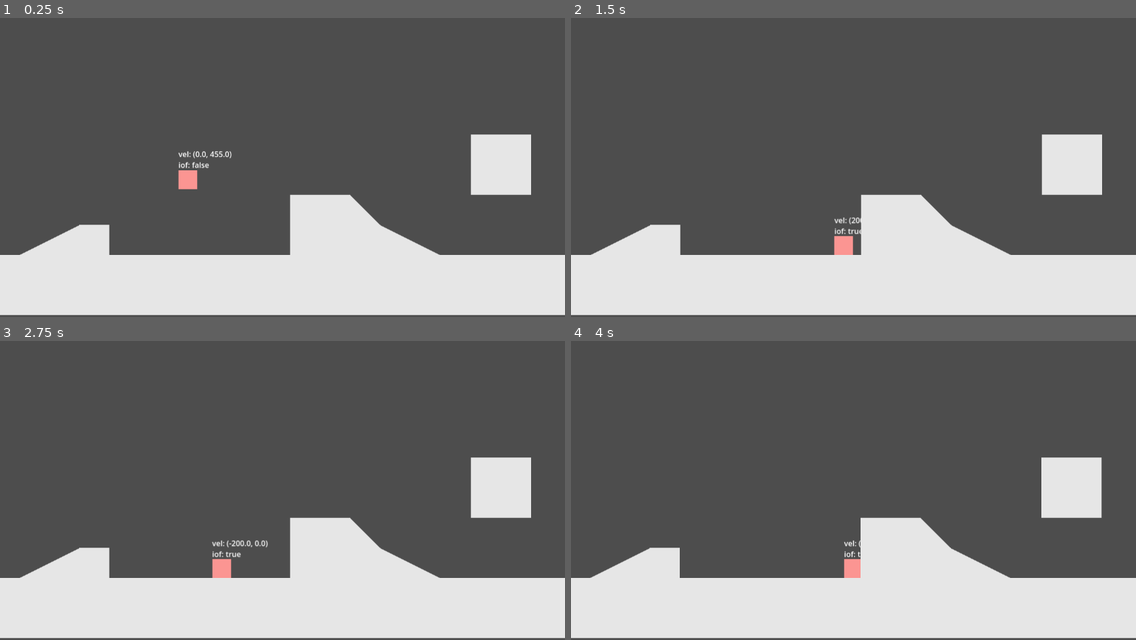
Above: before the commit, frames 1-4 (two rows, left to right).
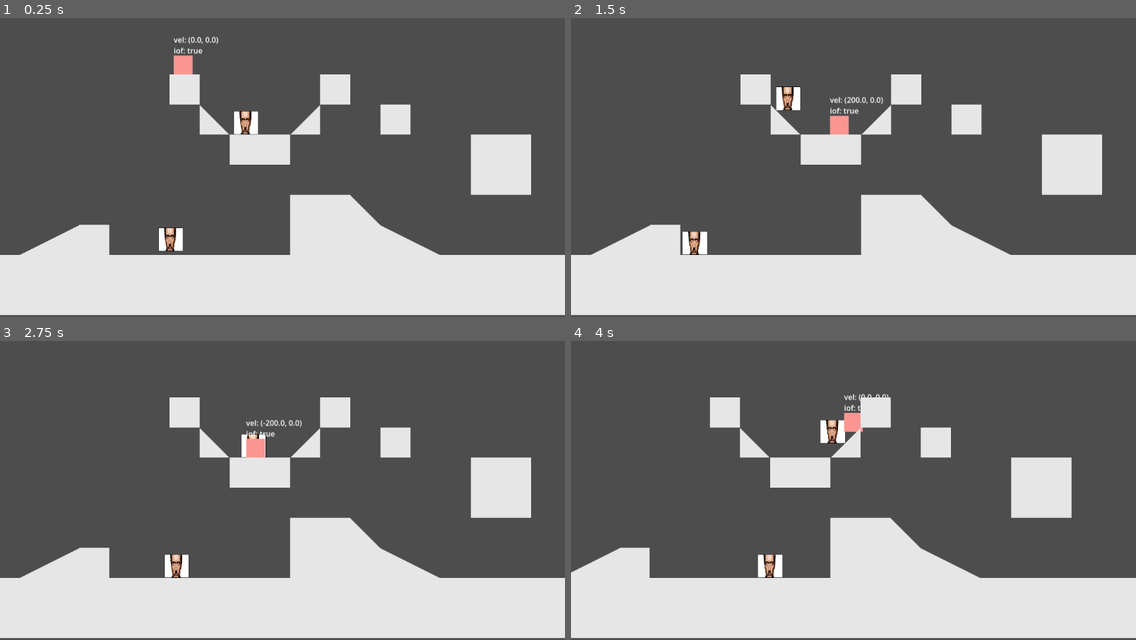
Above: after the commit, the same moments.

Repository: TruPotato/december-jam
Game: Godot game, scene res://Scenes/Maps/test_map.tscn
Same seed, same stepped clock (60 frames per second), same inputs: the game is played once before the commit and once after it.
Inputs:
- Up to frame 1 (0.25 s): no input
- Up to frame 2 (1.5 s): tap Enter (ui_accept) at 0.5, 0.77, 0.8, 1.07, 1.35 s; hold Right (move_right) from 0.53 s (still down); tap Z (accept) at 0.6 s
- Up to frame 3 (2.75 s): tap Enter (ui_accept) at 1.52, 1.82, 2.3 s; tap Z (accept) at 1.55, 2.1 s; release Right (move_right) at 2.03 s; hold Left (move_left) from 2.03 s (still down)
- Up to frame 4 (4 s): release Left (move_left) at 2.78 s; hold Right (move_right) from 2.78 s (still down); tap Z (accept) at 2.85 s; tap Enter (ui_accept) at 3.02, 3.32, 3.6, 3.77 s

The runs differ from the first frame. In frame 1, 4.7% of the frame differs, in the area x 28-73%, y 6-79%; in frame 2, 4.7%; in frame 3, 4.5%; in frame 4, 9.7%, in the area x 0-94%, y 17-80%.

Commit message:
dr houser moves (kinda shit)

Diff:
--- a/Scenes/Maps/test_map.tscn
+++ b/Scenes/Maps/test_map.tscn
@@ -1,6 +1,7 @@
-[gd_scene load_steps=11 format=4 uid="uid://df0lwtrsnbyhr"]
+[gd_scene load_steps=12 format=4 uid="uid://df0lwtrsnbyhr"]
 
 [ext_resource type="PackedScene" uid="uid://bt2dxigvk0kth" path="res://Scenes/player.tscn" id="1_dorj5"]
+[ext_resource type="PackedScene" uid="uid://c6go8vbjw73tu" path="res://Scenes/dr_houser_goomba.tscn" id="1_o1aaj"]
 [ext_resource type="Texture2D" uid="uid://b8sint31hci7a" path="res://Graphics/grey_square.png" id="2_lvb5c"]
 [ext_resource type="Script" uid="uid://pdxj8qdacten" path="res://Scripts/temporary_door.gd" id="3_dorj5"]
 [ext_resource type="Texture2D" uid="uid://ivfn8glc8cha" path="res://Graphics/grey_slope.png" id="3_rnym6"]
@@ -50,11 +51,14 @@
 
 [node name="Node2D" type="Node2D"]
 
+[node name="DrHouserGoomba" parent="." instance=ExtResource("1_o1aaj")]
+position = Vector2(505, 289)
+
 [node name="PlayerNode" parent="." instance=ExtResource("1_dorj5")]
-position = Vector2(359, 374)
+position = Vector2(349, 176)
 
 [node name="TileMapLayer" type="TileMapLayer" parent="."]
-tile_map_data = PackedByteArray("AAAAAAkAAAAAAAAAAAABAAkAAAA …(1296 unchanged characters)… AAAAAAAANAAgAAgABAAAAAAAAAAgAAgABAAAAAwA=")
+tile_map_data = PackedByteArray("AAAAAAkAAAAAAAAAAAABAAkAAAA …(1296 unchanged characters)… AAAAAAAANAAgAAgABAAAAAAAAAAgAAgABAAAAAwAFAAMAAAAAAAAAAAAHAAUAAAAAAAAAAAAIAAUAAAAAAAAAAAAKAAMAAAAAAAAAAAAGAAQAAQAAAAAAAAAJAAQAAQAAAAAAAQAMAAQAAAAAAAAAAAA=")
 tile_set = SubResource("TileSet_yx20t")
 
 [node name="Door" type="ColorRect" parent="."]
@@ -74,4 +78,7 @@
 position = Vector2(5.5, 0.5)
 shape = SubResource("RectangleShape2D_dorj5")
 
+[node name="DrHouserGoomba2" parent="." instance=ExtResource("1_o1aaj")]
+position = Vector2(345, 514)
+
 [connection signal="body_entered" from="TemporaryDoor" to="TemporaryDoor" method="_on_body_entered"]
--- a/Scenes/dr_houser_goomba.tscn
+++ b/Scenes/dr_houser_goomba.tscn
@@ -1,15 +1,19 @@
-[gd_scene load_steps=3 format=3 uid="uid://c6go8vbjw73tu"]
+[gd_scene load_steps=4 format=3 uid="uid://c6go8vbjw73tu"]
 
 [ext_resource type="Texture2D" uid="uid://sion5fa01v42" path="res://Graphics/test_image.jpg" id="1_ednjt"]
+[ext_resource type="Script" uid="uid://bljlp744ixbsg" path="res://Scripts/EnemyBehavior/dr_houser_goomba.gd" id="1_r5e6g"]
 
 [sub_resource type="RectangleShape2D" id="RectangleShape2D_r5e6g"]
-size = Vector2(16, 16)
+size = Vector2(50, 3)
 
 [node name="DrHouserGoomba" type="CharacterBody2D"]
+collision_layer = 0
+script = ExtResource("1_r5e6g")
 
 [node name="Sprite2D" type="Sprite2D" parent="."]
-scale = Vector2(0.08421052, 0.19999999)
+scale = Vector2(0.2736842, 0.625)
 texture = ExtResource("1_ednjt")
 
 [node name="CollisionShape2D" type="CollisionShape2D" parent="."]
+position = Vector2(0, 24)
 shape = SubResource("RectangleShape2D_r5e6g")
--- a/Scenes/player.tscn
+++ b/Scenes/player.tscn
@@ -10,6 +10,7 @@
 size = Vector2(28, 6)
 
 [node name="PlayerNode" type="CharacterBody2D"]
+collision_layer = 0
 script = ExtResource("1_v0iea")
 
 [node name="TemporarySquare" type="ColorRect" parent="."]
--- /dev/null
+++ b/Scripts/EnemyBehavior/dr_houser_goomba.gd
@@ -0,0 +1,25 @@
+extends CharacterBody2D
+
+const SPEED = 90.0
+# const JUMP_VELOCITY = -400.0 --- NO. dr houser shall not jump, his leg is fucked remember
+
+var direction = -1 # the direction that dr houser wants to move in, will flip between left and right when he collides with a wall. 1=right -1=left
+
+func _physics_process(delta: float) -> void:
+	# Add the gravity.
+	if not is_on_floor():
+		velocity += get_gravity() * delta
+
+#	# Handle jump.   --- again, nuh-uh
+#	if Input.is_action_just_pressed("ui_accept") and is_on_floor():
+#		velocity.y = JUMP_VELOCITY
+
+
+	velocity.x = direction * SPEED
+
+	move_and_slide()
+	if is_on_wall():
+		direction *= -1
+
+# TODO: Give him a hurtbox (he needs vicodin it is in your bones
+# TODO: Make him stick to slopes :(
Not shown, added: Scripts/EnemyBehavior/dr_houser_goomba.gd.uid
